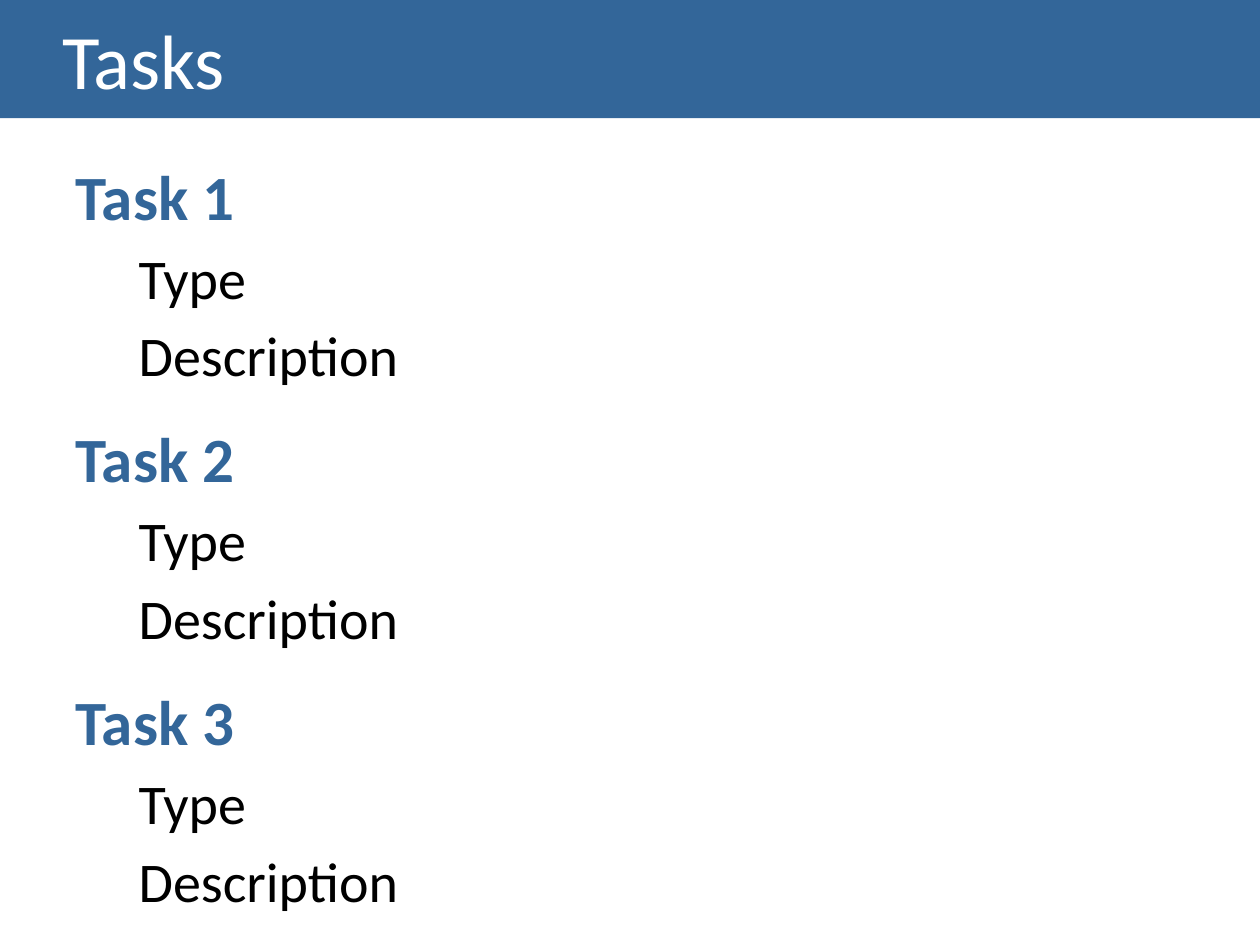
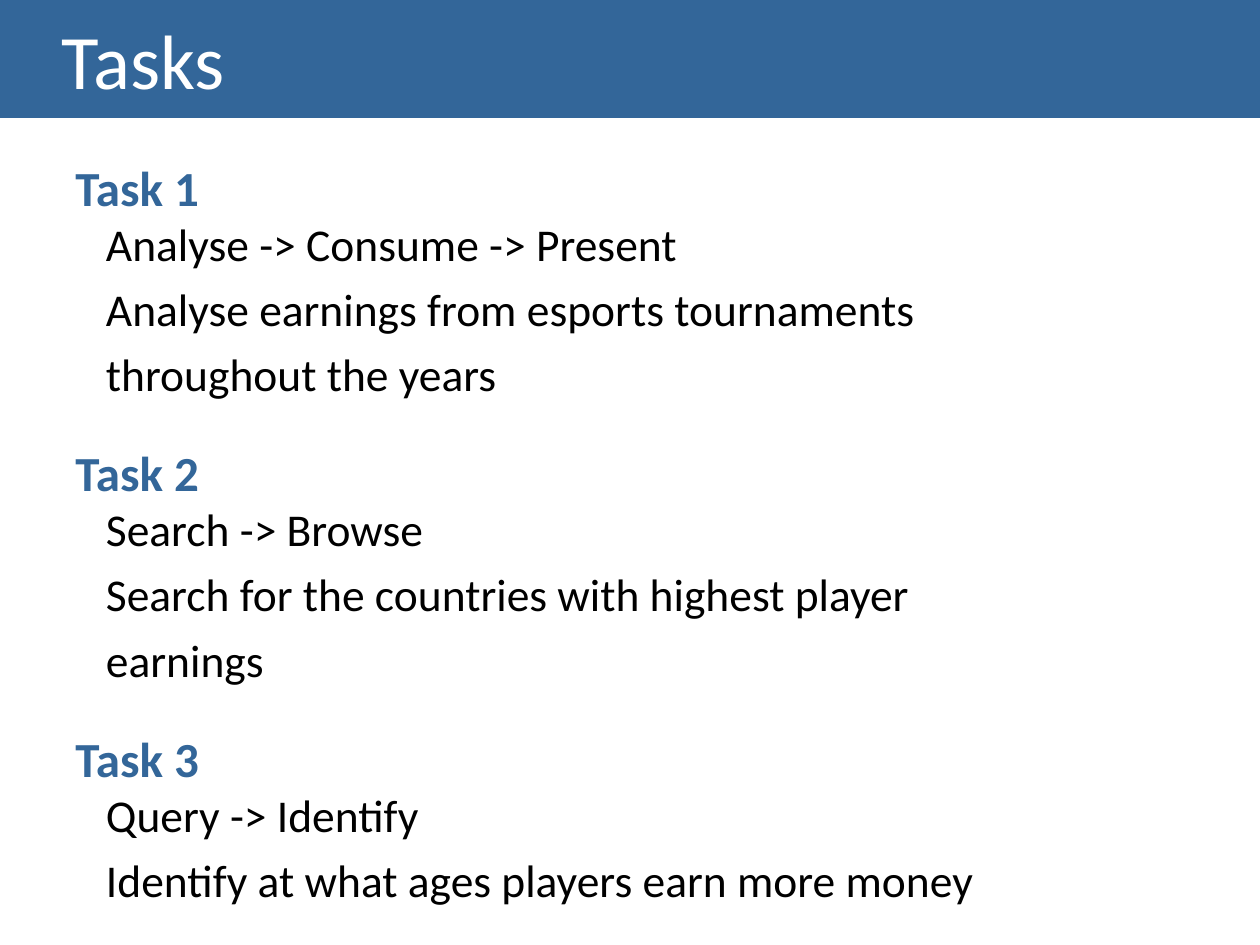
Before and after one commit to lucasrafael98/IV1819-esports, a slide deck: slide 7 of Documentation/Checkpoint I - Presentation.pptx. Drawn at 1260x945 pixels with LibreOffice and Linux fonts; fonts in the diff are those of the drawing. Boxes give left, top, right and bottom in pixels: in the first picture for what was removed or moved away, otherwise in the second. Text is boxed around its words. In the diff, an @@ line names an element or a change of style, - is before the commit and + after.

```diff
--- a/Documentation/Checkpoint I - Presentation.pptx
+++ b/Documentation/Checkpoint I - Presentation.pptx
@@ text at (75, 171, 199, 778): size 36 to 28 pt in "Task 1", "Task 2", "Task 3"; indent changed @@
@@ text at (106, 229, 914, 399): text changed; size 32 to 26 pt @@
-  Type
-  Description
+Analyse -> Consume -> Present
+Analyse earnings from esports tournaments
+throughout the years
@@ text at (106, 514, 909, 685): text changed; size 32 to 26 pt @@
-  Type
-  Description
+Search -> Browse
+Search for the countries with highest player
+earnings
@@ text at (106, 800, 973, 905): text changed; size 32 to 26 pt @@
-  Type
-  Description
+Query -> Identify
+Identify at what ages players earn more money
```
Also in this commit, not shown: 8 other slides changed, 3 slides added, 2 slides removed, 1 other file.
